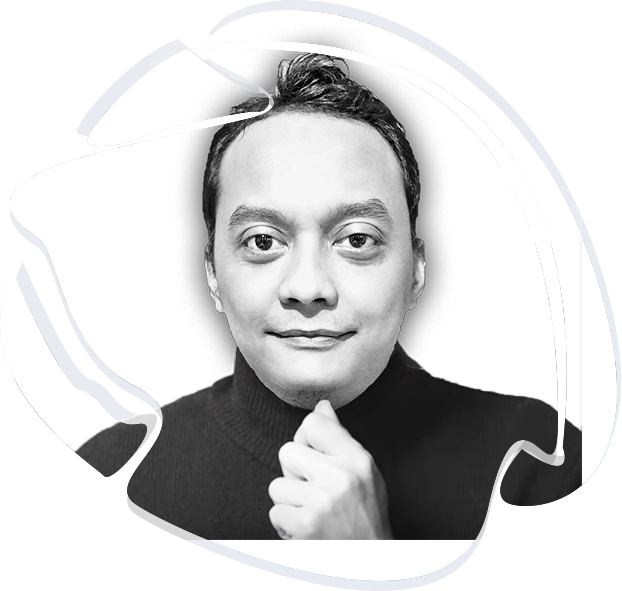
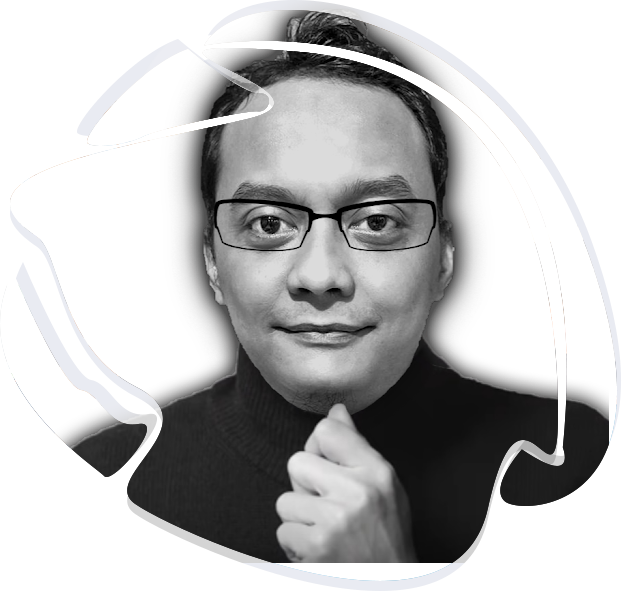
Comparing the layer stacks of the two 622 × 591 images. Changes:
added layer "me nice_" above "Dhody Jobs" over left=56, top=0, right=609, bottom=563
hid "Dhody Jobs" over left=56, top=0, right=582, bottom=540
